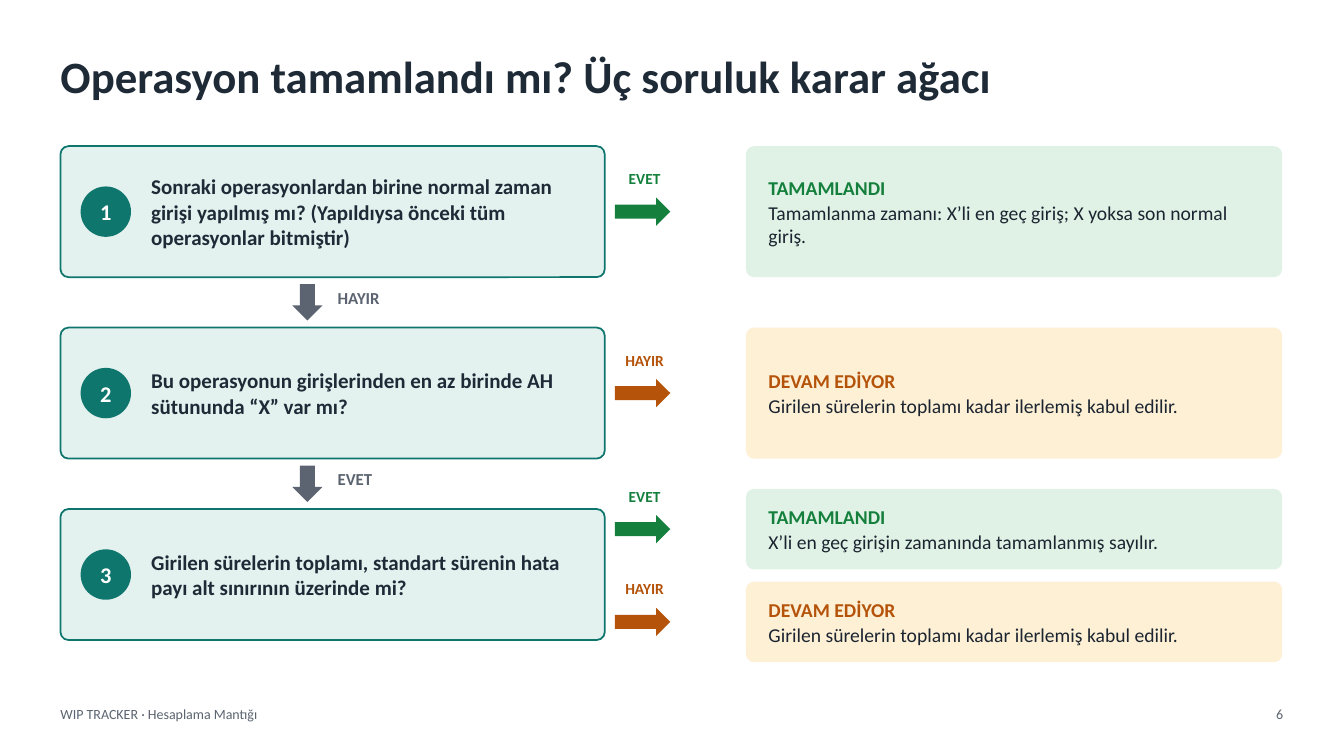
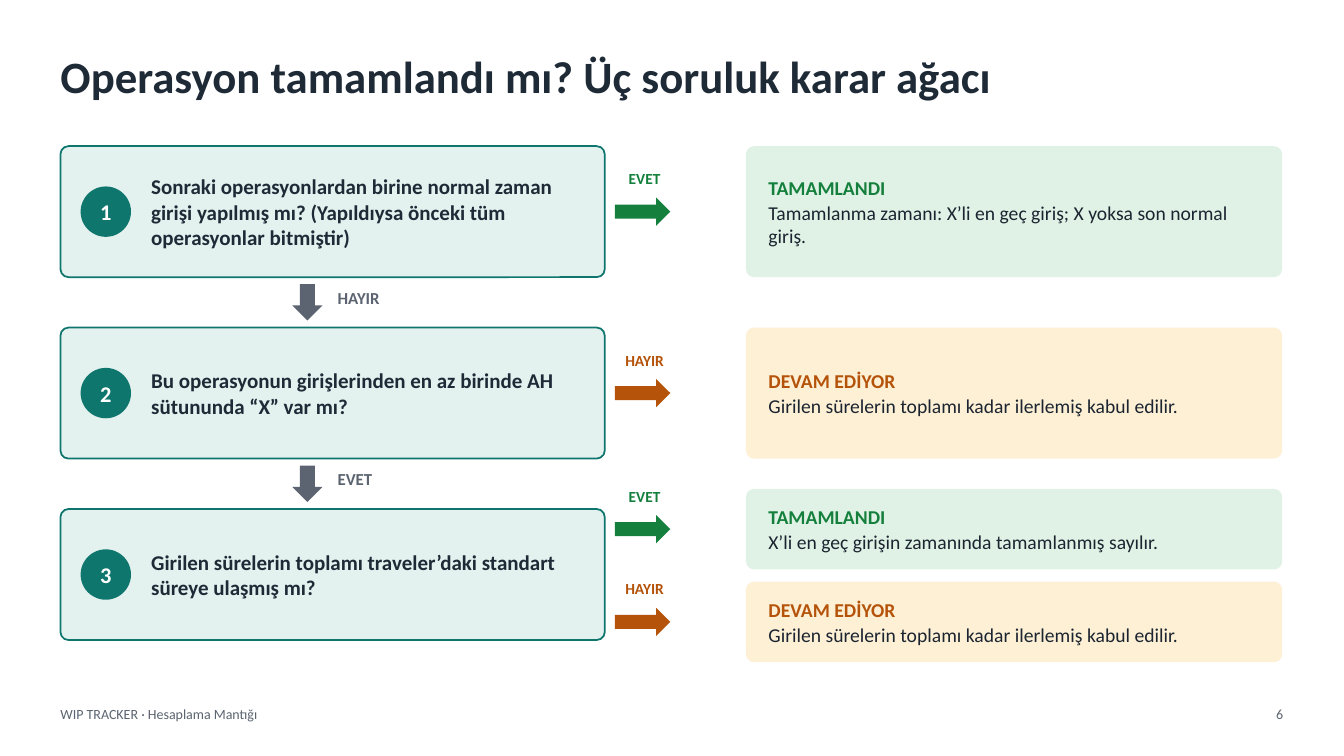
Before and after one commit to EfeYaltirikli/WIP_TRACKER_PUBLIC, a slide deck: slide 6 of WIP_TRACKER_Hesaplama_Mantigi.pptx. Drawn at 1344x756 pixels with LibreOffice and Linux fonts; fonts in the diff are those of the drawing. Boxes give left, top, right and bottom in pixels: in the first picture for what was removed or moved away, otherwise in the second. Text is boxed around its words. In the diff, an @@ line names an element or a change of style, - is before the commit and + after.

```diff
--- a/WIP_TRACKER_Hesaplama_Mantigi.pptx
+++ b/WIP_TRACKER_Hesaplama_Mantigi.pptx
@@ text at <box>151,555,555,599</box>: text changed @@
-Girilen sürelerin toplamı, standart sürenin hata payı alt sınırının üzerinde mi?
+Girilen sürelerin toplamı traveler’daki standart süreye ulaşmış mı?
```
Also in this commit, not shown: 4 other slides changed, 1 slide added.
